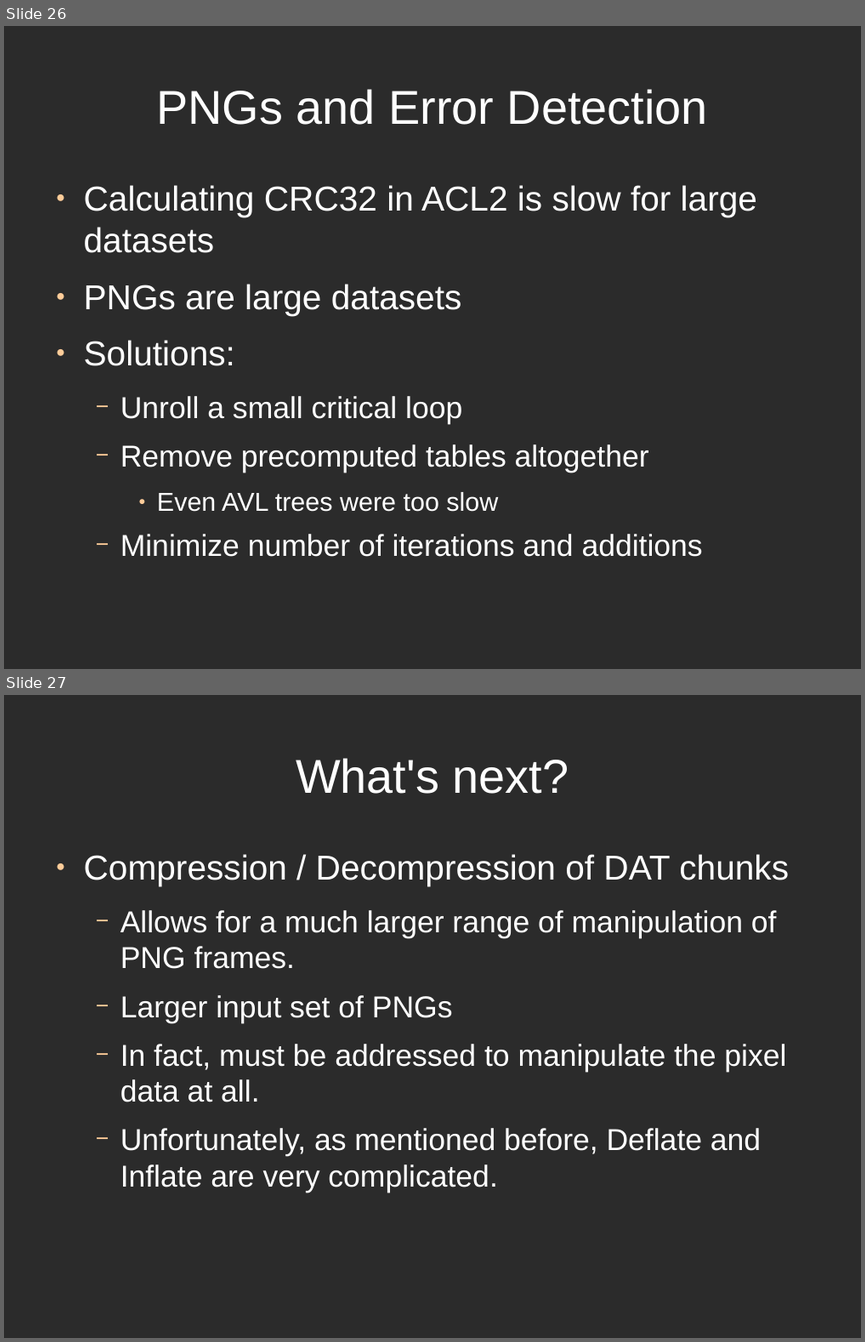
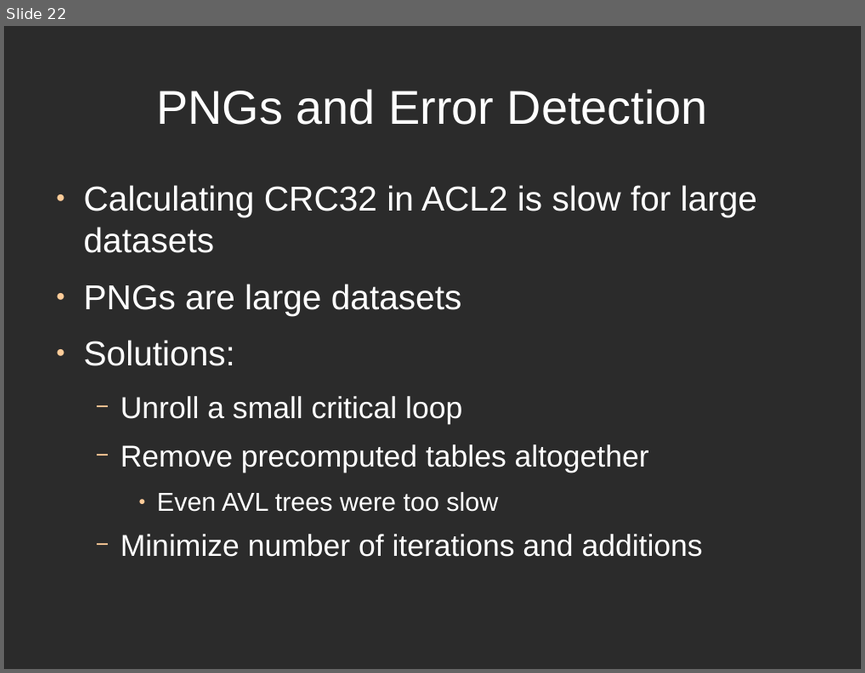
Before and after one commit to directrix1/se2, a slide deck: wip/SE2Presentation.odp. Shown one above the other, each under a label of ours: slides 26 and 27 before the commit, slide 22 after it. The pictures are 865x1342 and 865x673 pixels, drawn with LibreOffice and Linux fonts; fonts in the diff are those of the drawing; background and template pictures are left out; a plain dark background stands for a picture behind light text. Boxes give left, top, right and bottom in pixels: in the first picture for what was removed or moved away, otherwise in the second. Text is boxed around its words. In the diff, an @@ line names an element or a change of style, - is before the commit and + after.

```diff
--- a/wip/SE2Presentation.odp
+++ b/wip/SE2Presentation.odp
@@ slide 27 removed at box(4, 695, 861, 1338), background picture (left out) @@
@@ title removed at box(296, 758, 568, 794) @@
-What's next?
@@ text removed at box(84, 854, 789, 1192) @@
-● Compression / Decompression of DAT chunks
-  − Allows for a much larger range of manipulation of PNG frames.
-  − Larger input set of PNGs
-  − In fact, must be addressed to manipulate the pixel data at all.
-  − Unfortunately, as mentioned before, Deflate and Inflate are very complicated.
@@ what was slide 26 is now slide 22 @@
```
Also in this commit, not shown: 9 slides changed, 4 other slides removed, 1 other file.
